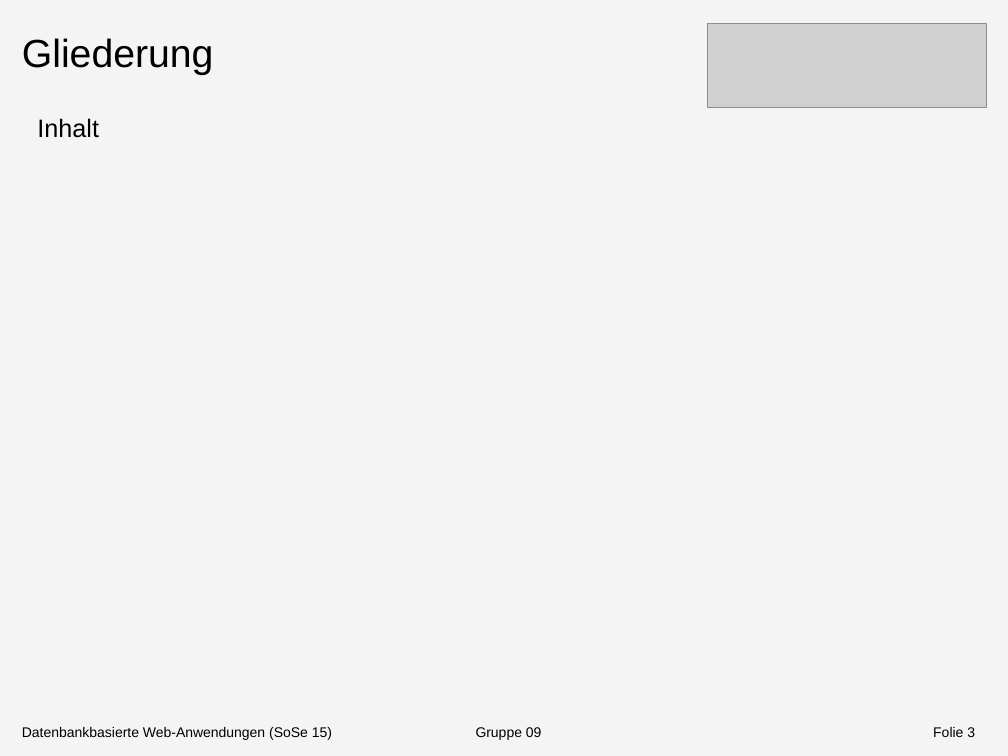
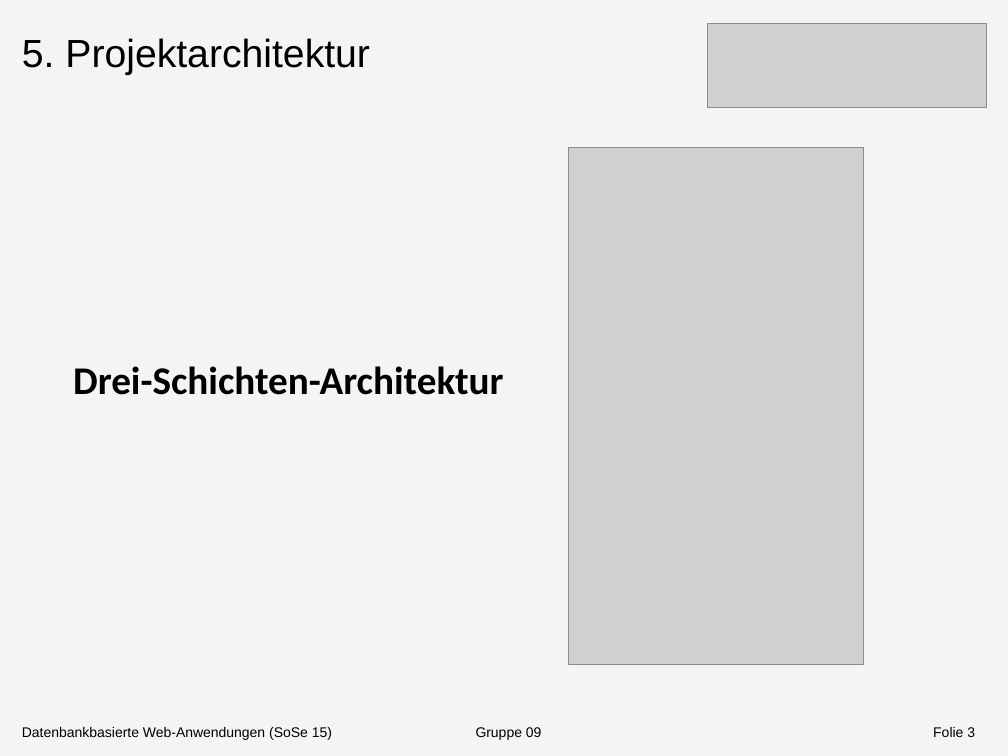
Before and after one commit to Shardic/DatenbankenMI2015, a slide deck: slide 3 of Doku/Dokumentation/Präsentation/Präsentation1.pptx. Drawn at 1008x756 pixels with LibreOffice and Linux fonts; fonts in the diff are those of the drawing; grey boxes stand for pictures. Boxes give left, top, right and bottom in pixels: in the first picture for what was removed or moved away, otherwise in the second. Text is boxed around its words. In the diff, an @@ line names an element or a change of style, - is before the commit and + after.

```diff
--- a/Doku/Dokumentation/Präsentation/Präsentation1.pptx
+++ b/Doku/Dokumentation/Präsentation/Präsentation1.pptx
@@ text at [22,38,370,75]: text changed @@
-Gliederung
+5. Projektarchitektur
@@ text removed at [37,118,99,138] @@
-Inhalt
@@ picture added at [569,147,863,664] @@
@@ text added at [73,366,504,395], 28 pt, text #000000, bold @@
+Drei-Schichten-Architektur
```
Also in this commit, not shown: 1 other slide changed.
